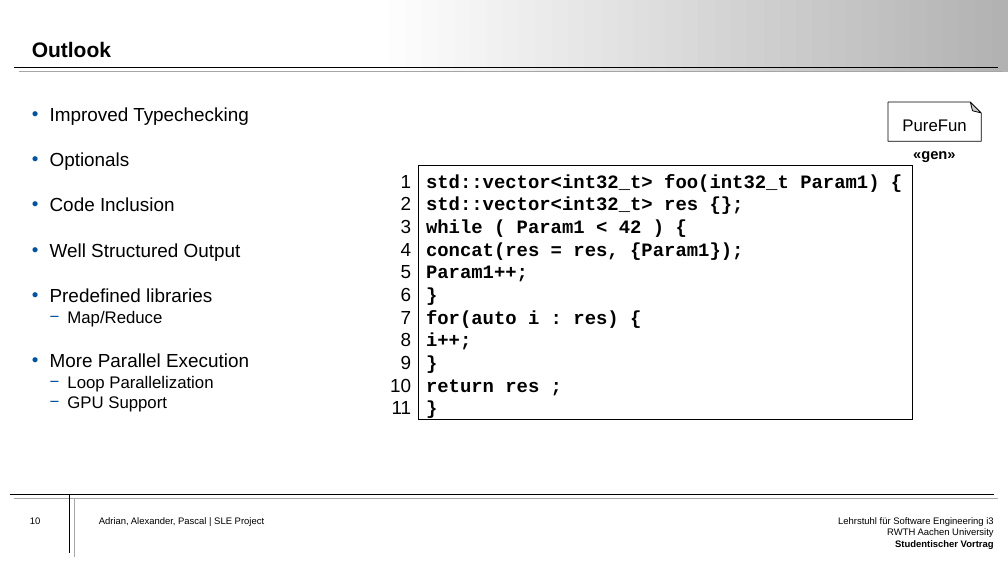
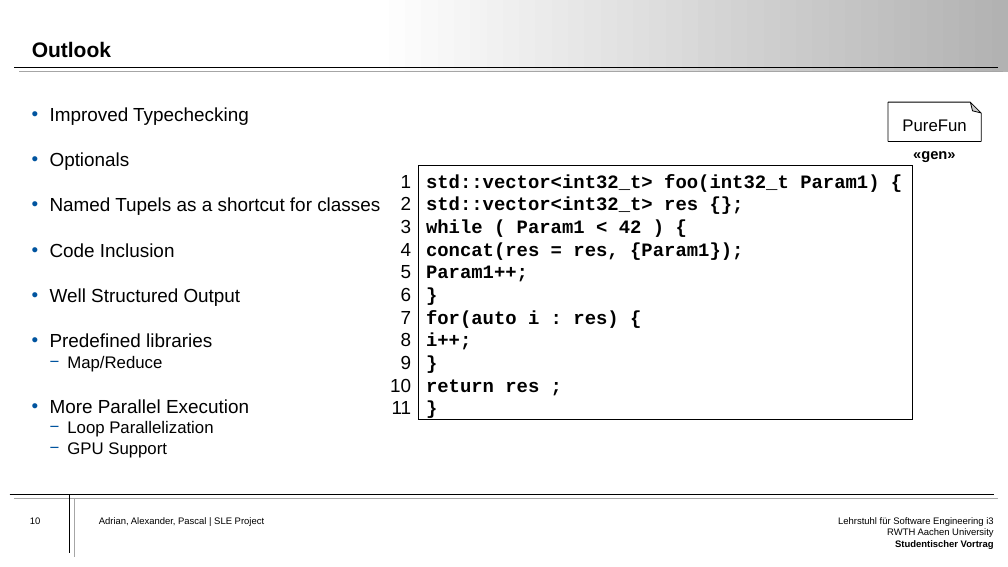
Before and after one commit to Atrisan/PureFun, a slide deck: slide 10 of Presentation/PureFun-Presentation.pptx. Drawn at 1008x567 pixels with LibreOffice and Linux fonts; fonts in the diff are those of the drawing. Boxes give left, top, right and bottom in pixels: in the first picture for what was removed or moved away, otherwise in the second. Text is boxed around its words. In the diff, an @@ line names an element or a change of style, - is before the commit and + after.

```diff
--- a/Presentation/PureFun-Presentation.pptx
+++ b/Presentation/PureFun-Presentation.pptx
@@ text at (x1=50, y1=197, x2=380, y2=215): paragraph added @@
+• Named Tupels as a shortcut for classes
```
Also in this commit, not shown: 2 other slides changed.
